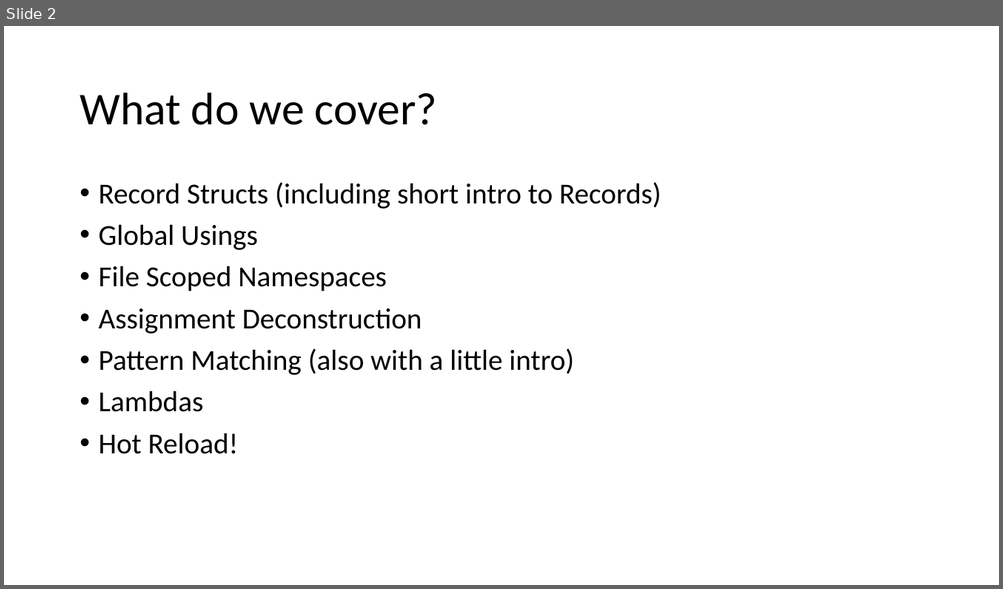
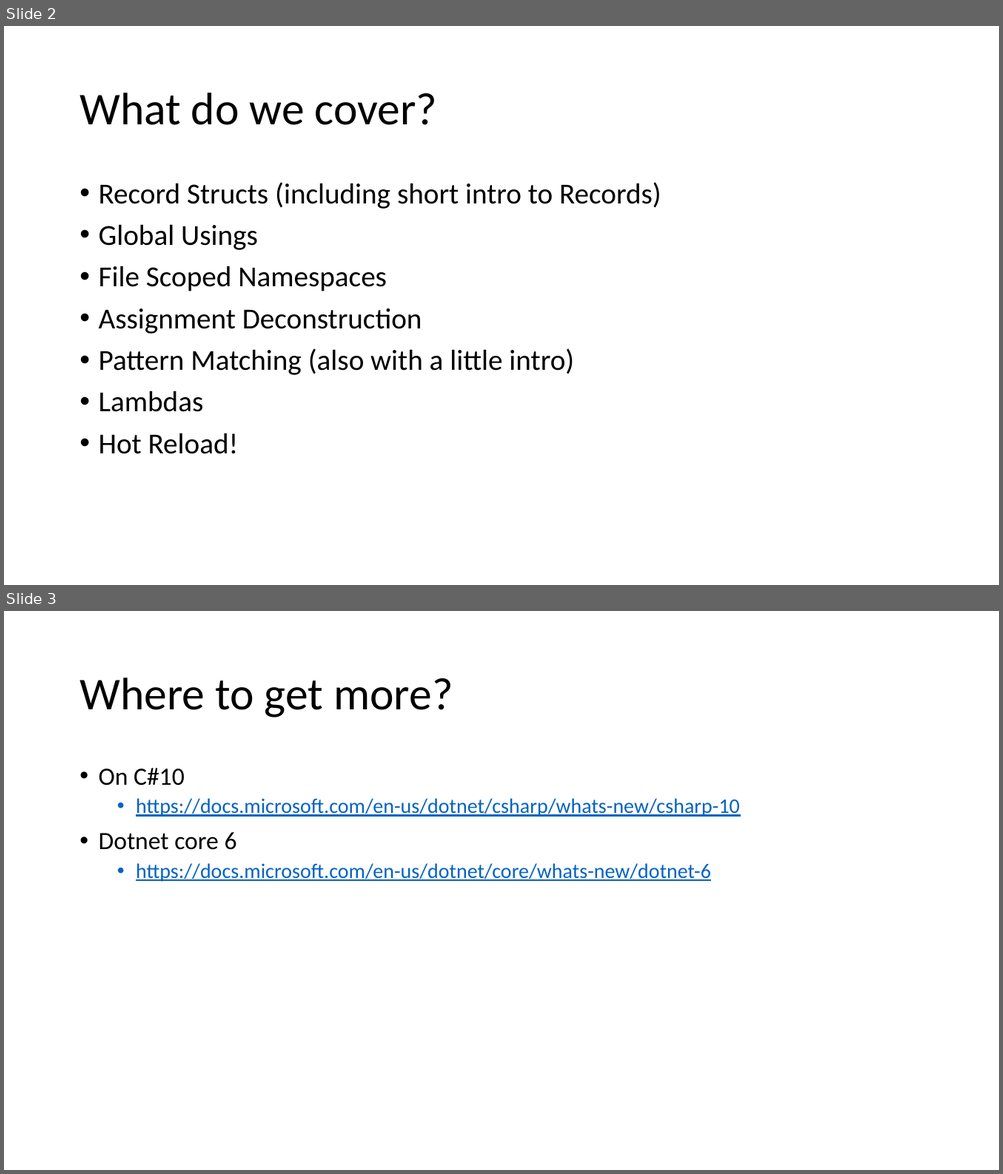
Before and after one commit to yashar-ne/whatsnewindotnet6, a slide deck: Präsentation1.pptx. Shown one above the other, each under a label of ours: slide 2 before the commit, slides 2 and 3 after it. The pictures are 1003x589 and 1003x1174 pixels, drawn with LibreOffice and Linux fonts; fonts in the diff are those of the drawing. Boxes give left, top, right and bottom in pixels: in the first picture for what was removed or moved away, otherwise in the second. Text is boxed around its words. In the diff, an @@ line names an element or a change of style, - is before the commit and + after.

Commit message:
changed pres

```diff
--- a/Präsentation1.pptx
+++ b/Präsentation1.pptx
@@ slide 3 added at [4,611,999,1170], background #FFFFFF @@
@@ title added at [79,678,452,718], 44 pt, text #000000 @@
+Where to get more?
@@ text added at [99,768,740,882], 20 pt, text #0563C1, underline @@
+• On C#10
+  • https://docs.microsoft.com/en-us/dotnet/csharp/whats-new/csharp-10
+• Dotnet core 6
+  • https://docs.microsoft.com/en-us/dotnet/core/whats-new/dotnet-6
```
